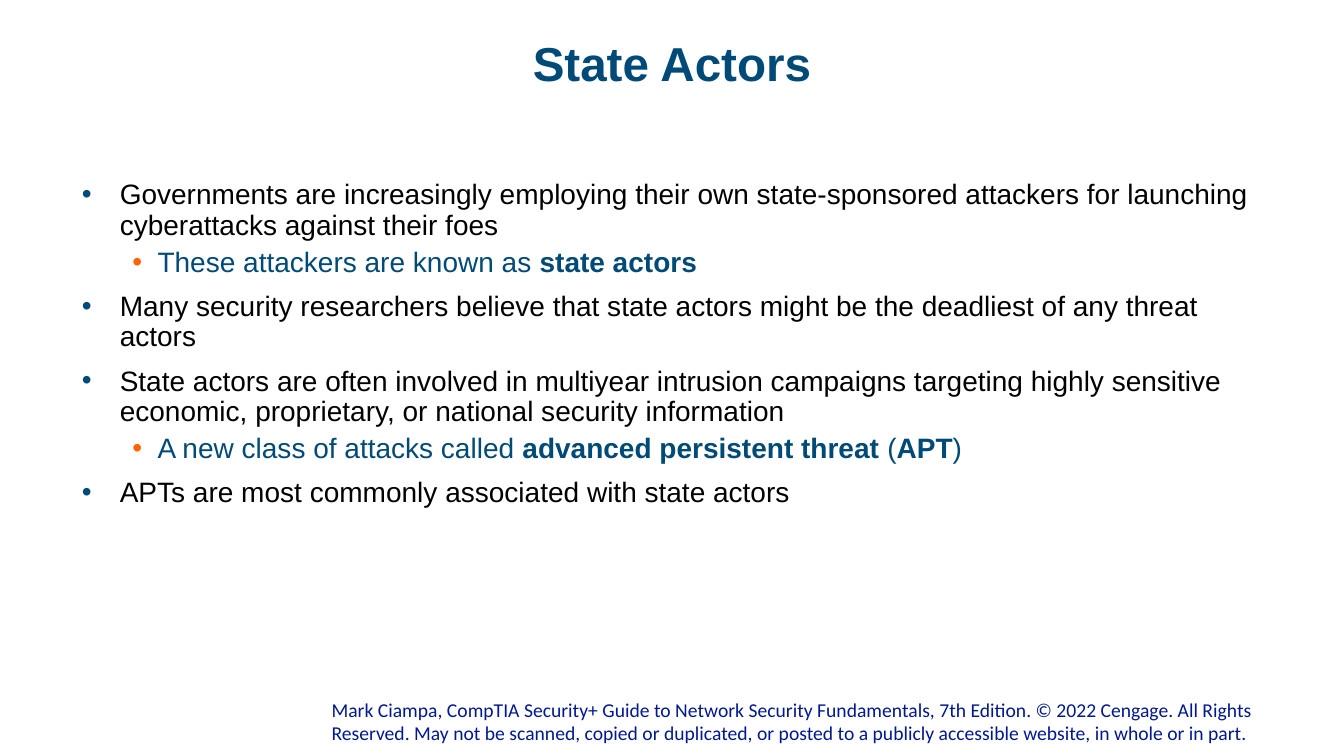
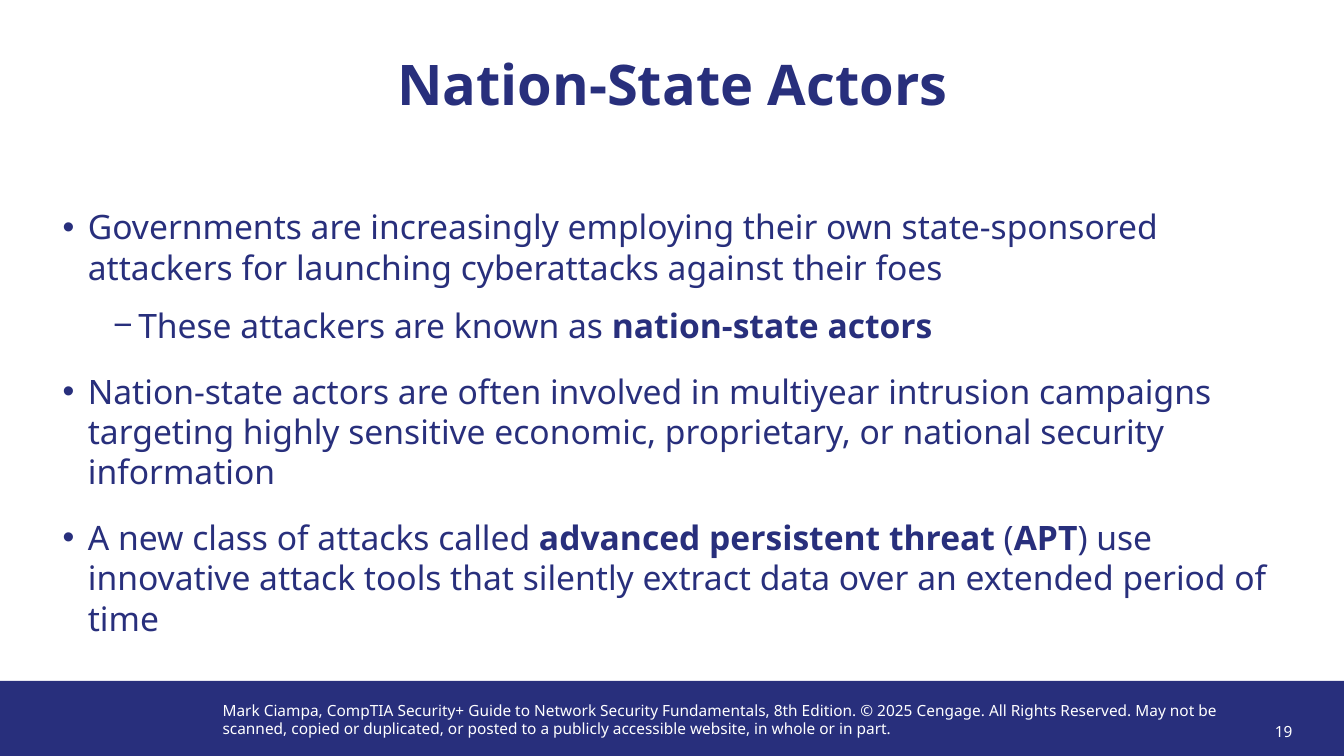
Before and after one commit to lcvp/troy-hust-university-resources, a slide deck: slide 19 of CS-4451/Modules/Hoang-Xuan-Tung/Module 1 (Introduction to Security).pptx (slide 12 before the commit). Drawn at 1344x756 pixels with LibreOffice and Linux fonts; fonts in the diff are those of the drawing; background and template pictures are left out. Boxes give left, top, right and bottom in pixels: in the first picture for what was removed or moved away, otherwise in the second. Text is boxed around its words. In the diff, an @@ line names an element or a change of style, - is before the commit and + after.

Commit message:
Add Week2 lab report, update slides, remove .keep
Add Week2 Practical Experience Report (Lab 2) for Hoang-Xuan-Tung under CS-4451/Assignments; update Module 1 (Introduction to Security) PPTX for Hoang-Xuan-Tung in CS-4451/Modules (binary changed); remove placeholder .keep from CS-4451/Assignments.

```diff
--- a/CS-4451/Modules/Hoang-Xuan-Tung/Module 1 (Introduction to Security).pptx
+++ b/CS-4451/Modules/Hoang-Xuan-Tung/Module 1 (Introduction to Security).pptx
@@ title at (397, 62, 948, 106): text changed; size 34 to 40 pt; font Arial to Noto Sans; text colour #004A78 to #282F7C @@
-State Actors
+Nation-State Actors
@@ text "Governments are increasingly employing their ...": place and size @@
-text "Governments are increasingly employing their ..." at (120, 183, 1247, 507)
+text "Governments are increasingly employing their ..." at (88, 213, 1266, 632)
@@ text at (88, 213, 1158, 288): size 20 to 24 pt, font Arial to Noto Sans, text colour #000000 to #282F7C in "Governments are increasingly employing their own state-spons ..."; indent changed; line spacing 0.9 to 1; more space between paragraphs; bullet colour #004A78 to #282F7C @@
@@ text at (88, 312, 1266, 632): text changed; size 20 to 24 pt; font Arial to Noto Sans; text colour #000000 to #282F7C @@
-  • These attackers are known as state actors
-• Many security researchers believe that state actors might be the deadliest of any threat actors
-• State actors are often involved in multiyear intrusion campaigns targeting highly sensitive economic, proprietary, or national security information
-  • A new class of attacks called advanced persistent threat (APT)
-• APTs are most commonly associated with state actors
+  − These attackers are known as nation-state actors
+• Nation-state actors are often involved in multiyear intrusion campaigns targeting highly sensitive economic, proprietary, or national security information
+• A new class of attacks called advanced persistent threat (APT) use innovative attack tools that silently extract data over an extended period of time
@@ rectangle added at (0, 682, 1344, 756), fill #282F7C @@
@@ text "Mark Ciampa, CompTIA Security+ Guide ..." at (223, 704, 1216, 738): vertical alignment bottom to top @@
@@ text at (223, 704, 1216, 738): text changed; size 14 to 11 pt; font Calibri to Noto Sans; text colour #011892 to #FFFFFF @@
-Mark Ciampa, CompTIA Security+ Guide to Network Security Fundamentals, 7th Edition. © 2022 Cengage. All Rights Reserved. May not be scanned, copied or duplicated, or posted to a publicly accessible website, in whole or in part.
+Mark Ciampa, CompTIA Security+ Guide to Network Security Fundamentals, 8th Edition. © 2025 Cengage. All Rights Reserved. May not be scanned, copied or duplicated, or posted to a publicly accessible website, in whole or in part.
@@ page number added at (1275, 726, 1293, 737), 11 pt, text #FFFFFF @@
+19
```
Also in this commit, not shown: 11 other slides changed, 30 slides added, 28 slides removed, 2 other files.
